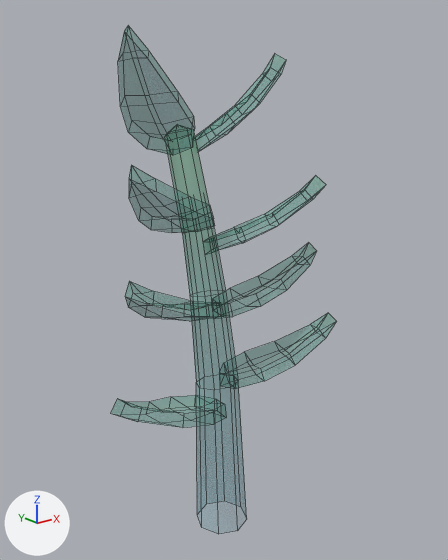
Two versions of the FBX model Assets/Models/Tiny Treats plants/zzplant_leaf_small_A.fbx, one commit apart.
Rendered twice from a 50 mm lens placed at (-0.601, -0.757, 0.711), pointed at (0.024, 0.024, 0.399). The lights are fixed; the arrows at lower left show +X, +Y and +Z. Mesh edges are drawn as thin lines. Objects named as collision shapes, trigger or cutter boxes, shadow casters or lower levels of detail are left out. Where no turn or scale is listed for an object, it has been applied to the vertices.

The first picture shows 'zzplant_leaf_small_A'.
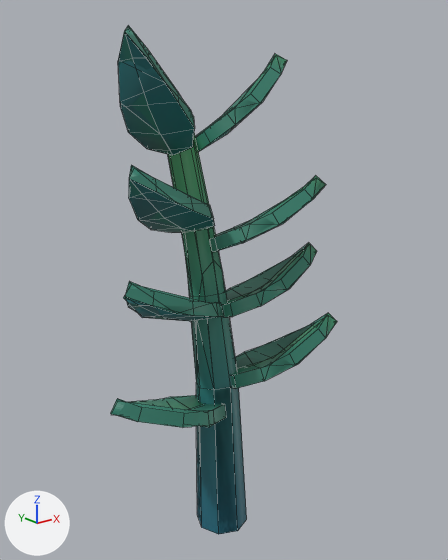
Changed parts and their boxes (x1, y1, x2, y2) in the pictures (448 x 560 px):
```json
{"object": "zzplant_leaf_small_A", "change": "surface changed", "before": [111, 25, 337, 534], "after": [111, 25, 337, 534]}
{"object": "zzplant_leaf_small_A_LOD1", "change": "added", "after": [111, 29, 337, 533]}
```

The change, as JSON lines over the scene's bpy script:
```json
{"op": "set", "path": "img_tiny_treats_texture_1_png", "old": "load_image('tiny_treats_texture_1.png', 'tiny_treats_texture_1.png', 1024, 1024, 'Non-Color')", "new": "load_image('tiny_treats_texture_1.png', 'tiny_treats_texture_1.png', 1024, 1024, 'sRGB')"}
{"op": "remove", "block": "mat_tiny_treats_1", "code": "n3 = _N.new('ShaderNodeTexImage'); n3.name = 'Image Texture.001'"}
{"op": "remove", "block": "mat_tiny_treats_1", "code": "n3.image = img_tiny_treats_texture_1_png"}
{"block": "mat_tiny_treats_1", "where": "n0 = _N.new('ShaderNodeBsdfPrincipled'); n0.name = 'Principled BSDF'"}
{"op": "remove", "block": "mat_tiny_treats_1", "code": "_L.new(n3.outputs[0], n0.inputs[4])  # 'Color' to 'Alpha'"}
{"block": "mat_tiny_treats_1", "where": "n2 = _N.new('ShaderNodeTexImage'); n2.name = 'Image Texture'"}
{"op": "add", "block": "mat_tiny_treats_1", "code": "_L.new(n2.outputs[1], n0.inputs[4])  # 'Alpha' to 'Alpha'"}
{"op": "add", "block": "me_zzplant_leaf_small_a_001", "code": ["me_zzplant_leaf_small_a_001 = bpy.data.meshes.new('zzplant_leaf_small_A.001')", "me_zzplant_leaf_small_a_001.from_pydata(...)  # 167 vertices, 179 faces; spans x -0.226..0.224, y -0.079..0.139, z -0.051..0.784", "me_zzplant_leaf_small_a_001.materials.append(mat_tiny_treats_1)  # picture img_tiny_treats_texture_1_png"]}
{"op": "add", "block": "ob_zzplant_leaf_small_a_lod1", "code": ["ob_zzplant_leaf_small_a_lod1 = bpy.data.objects.new('zzplant_leaf_small_A_LOD1', me_zzplant_leaf_small_a_001)", "ob_zzplant_leaf_small_a_lod1.location = (0.0, 0.0, 0.0)"]}
```
